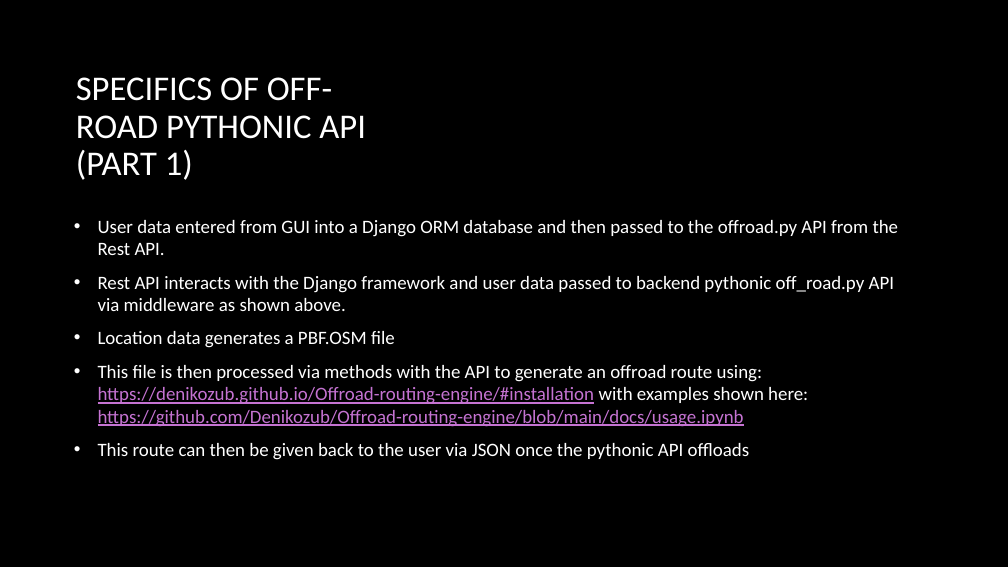
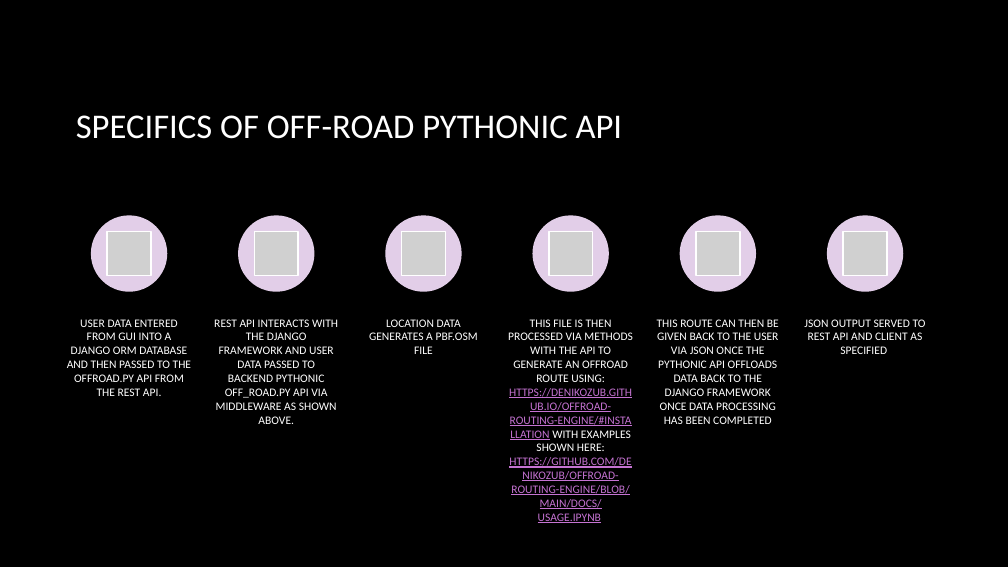
Before and after one commit to Orko24/PLTR_GAIA_4, a slide deck: slide 6 of Workflow/GAIA knockoff Logic WorkFlow.pptx. Drawn at 1008x567 pixels with LibreOffice and Linux fonts; fonts in the diff are those of the drawing; grey boxes stand for pictures; background and template pictures are left out. Boxes give left, top, right and bottom in pixels: in the first picture for what was removed or moved away, otherwise in the second. Text is boxed around its words. In the diff, an @@ line names an element or a change of style, - is before the commit and + after.

```diff
--- a/Workflow/GAIA knockoff Logic WorkFlow.pptx
+++ b/Workflow/GAIA knockoff Logic WorkFlow.pptx
@@ title at [76, 115, 623, 139]: text changed @@
-SPECIFICS OF OFF-ROAD PYTHONIC API (PART 1)
+SPECIFICS OF OFF-ROAD PYTHONIC API
@@ text removed at [98, 220, 899, 460] @@
-• User data entered from GUI into a Django ORM database and then passed to the offroad.py API from the Rest API.
-• Rest API interacts with the Django framework and user data passed to backend pythonic off_road.py API via middleware as shown above.
-• Location data generates a PBF.OSM file
-• This file is then processed via methods with the API to generate an offroad route using: https://denikozub.github.io/Offroad-routing-engine/#installation with examples shown here: https://github.com/Denikozub/Offroad-routing-engine/blob/main/docs/usage.ipynb
-• This route can then be given back to the user via JSON once the pythonic API offloads
@@ group added at [67, 216, 926, 523]: 6 ellipses, 6 pictures, 6 texts @@
+USER DATA ENTERED FROM GUI INTO A DJANGO ORM DATABASE AND THEN PASSED TO THE OFFROAD.PY API FROM THE REST API.
+REST API INTERACTS WITH THE DJANGO FRAMEWORK AND USER DATA PASSED TO BACKEND PYTHONIC OFF_ROAD.PY API VIA MIDDLEWARE AS SHOWN ABOVE.
+LOCATION DATA GENERATES A PBF.OSM FILE
+THIS FILE IS THEN PROCESSED VIA METHODS WITH THE API TO GENERATE AN OFFROAD ROUTE USING: HTTPS://DENIKOZUB.GITHUB.IO/OFFROAD-ROUTING-ENGINE/#INSTALLATION WITH EXAMPLES SHOWN HERE: HTTPS://GITHUB.COM/DENIKOZUB/OFFROAD-ROUTING-ENGINE/BLOB/MAIN/DOCS/USAGE.IPYNB
+THIS ROUTE CAN THEN BE GIVEN BACK TO THE USER VIA JSON ONCE THE PYTHONIC API OFFLOADS DATA BACK TO THE DJANGO FRAMEWORK ONCE DATA PROCESSING HAS BEEN COMPLETED
+JSON OUTPUT SERVED TO REST API AND CLIENT AS SPECIFIED
```
Also in this commit, not shown: 1 slide added, 2 other files.
